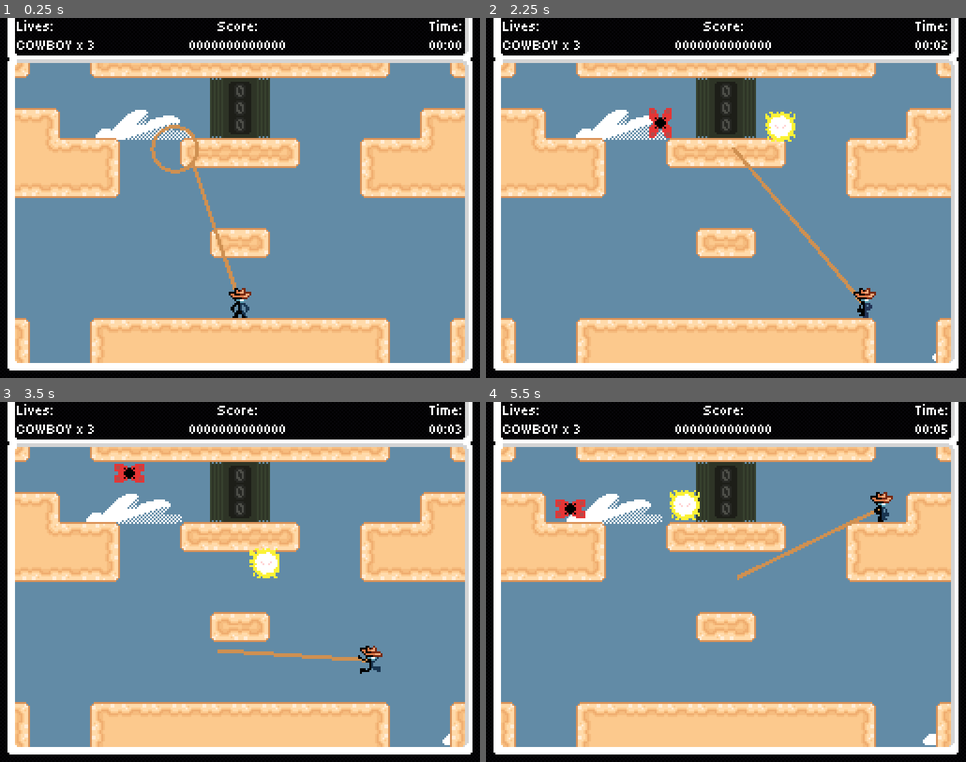
Above: before the commit, frames 1-4 (two rows, left to right).
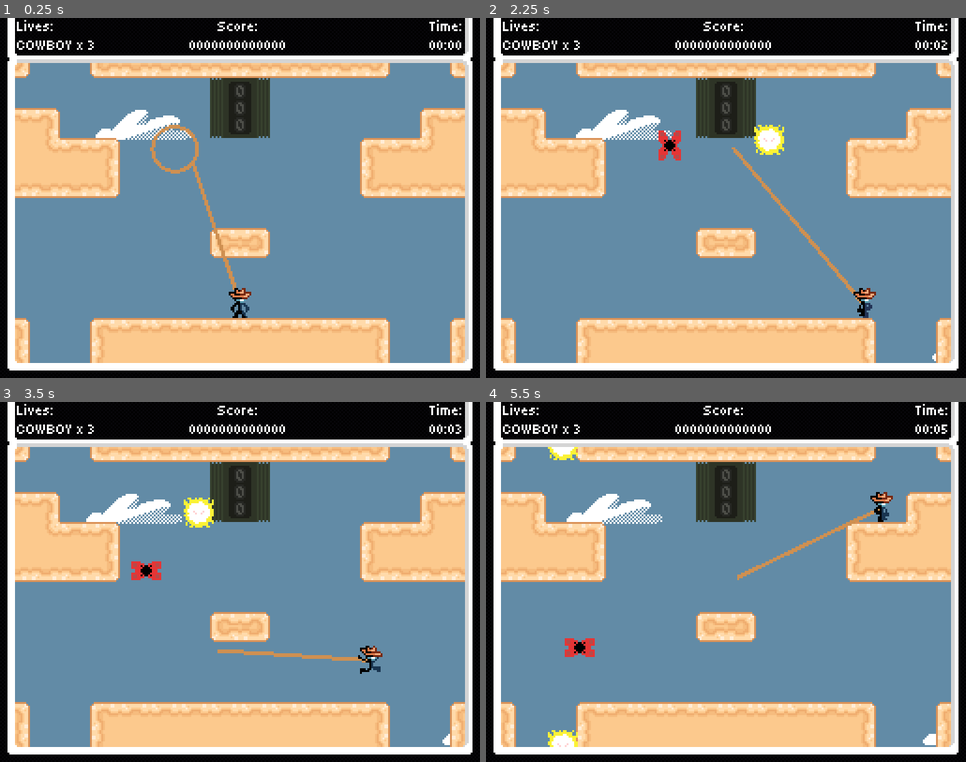
Above: after the commit, the same moments.

Repository: Jcodefox/GMTK-2025
Game: Godot game, scene res://scenes/topscenes/gameplay_topscene.tscn
Same seed, same stepped clock (60 frames per second), same inputs: the game is played once before the commit and once after it.
Inputs (mouse positions are in pixels of both pictures, inside the frame that each line leads up to):
- Up to frame 1 (0.25 s): no input
- Up to frame 2 (2.25 s): move the mouse to (831, 180) at 0.52 s; press the mouse at (831, 180) at 0.53 s; hold D (move_right) 0.53-2.03 s; tap Space (move_jump) at 0.77, 1.52 s; move the mouse to (630, 216) at 1.27 s; release the mouse at (630, 216) at 1.28 s; click (630, 216) at 1.35 s; move the mouse to (774, 118) at 2.02 s; press the mouse at (774, 118) at 2.03 s; hold A (move_left) from 2.03 s (still down)
- Up to frame 3 (3.5 s): move the mouse to (216, 654) at 2.77 s; release A (move_left) at 2.78 s; release the mouse at (216, 654) at 2.78 s; hold D (move_right) from 2.78 s (still down); click (216, 654) at 2.85 s; tap Space (move_jump) at 3.02 s
- Up to frame 4 (5.5 s): move the mouse to (870, 636) at 3.52 s; press the mouse at (870, 636) at 3.53 s; tap Space (move_jump) at 3.77, 4.52 s; move the mouse to (582, 528) at 4.27 s; release D (move_right) at 4.28 s; release the mouse at (582, 528) at 4.28 s; hold A (move_left) 4.28-5.03 s; click (582, 528) at 4.35 s; move the mouse to (750, 582) at 5.02 s; press the mouse at (750, 582) at 5.03 s; hold D (move_right) from 5.03 s (still down)

The runs differ from the first frame. In frame 1, 2.0% of the frame differs, in the area x 37-63%, y 33-42%; in frame 2, 2.9%; in frame 3, 3.4%; in frame 4, 3.5%, in the area x 12-63%, y 12-96%.

Commit message:
Update stage layout

Diff:
--- a/scenes/topscenes/gameplay_topscene.tscn
+++ b/scenes/topscenes/gameplay_topscene.tscn
@@ -58,7 +58,7 @@
 visible = false
 
 [node name="TileMapLayer" type="TileMapLayer" parent="."]
-tile_map_data = PackedByteArray("AAAAAAoAAgAFAAAAAAAAAAsAAgA …(576 unchanged characters)… LAAAAAQAKAAEAAgALAAAAAQALAAEAAgALAAAAAQAIAAQAAgAPAAAAAAAHAAQAAgAPAAAAAAAGAAQAAgAOAAAAAAAJAAQAAgAQAAAAAAAMAAQAAgABAAAAAAADAAQAAgAFAAAAAAADAAUAAgA …(315 unchanged characters)…
+tile_map_data = PackedByteArray("AAAAAAoAAgAFAAAAAAAAAAsAAgA …(576 unchanged characters)… LAAAAAQAKAAEAAgALAAAAAQALAAEAAgALAAAAAQAMAAQAAgABAAAAAAADAAQAAgAFAAAAAAADAAUAAgA …(315 unchanged characters)…
 tile_set = ExtResource("3_u55sw")
 
 [node name="Enemies" type="Node2D" parent="."]
